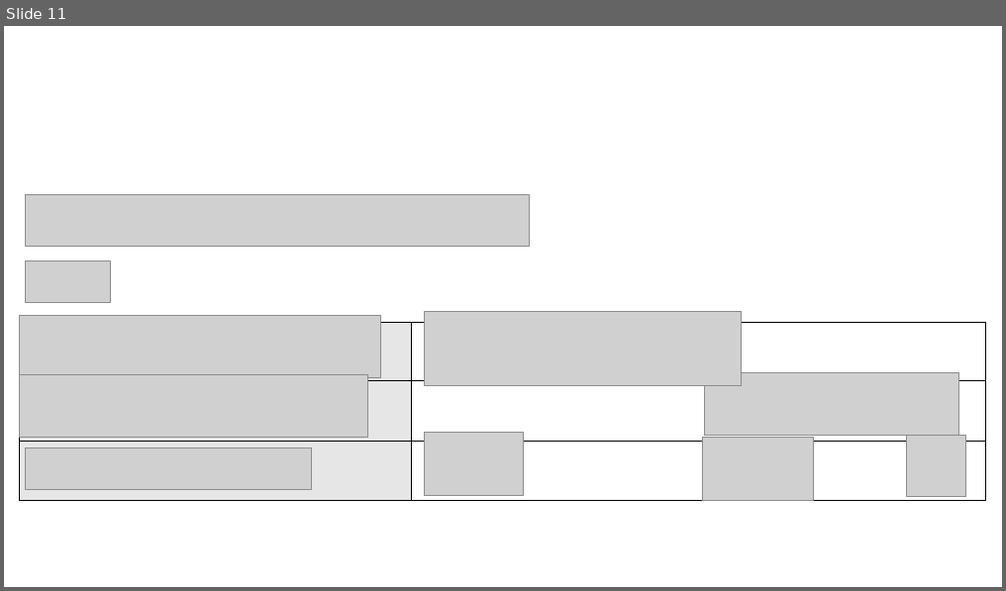
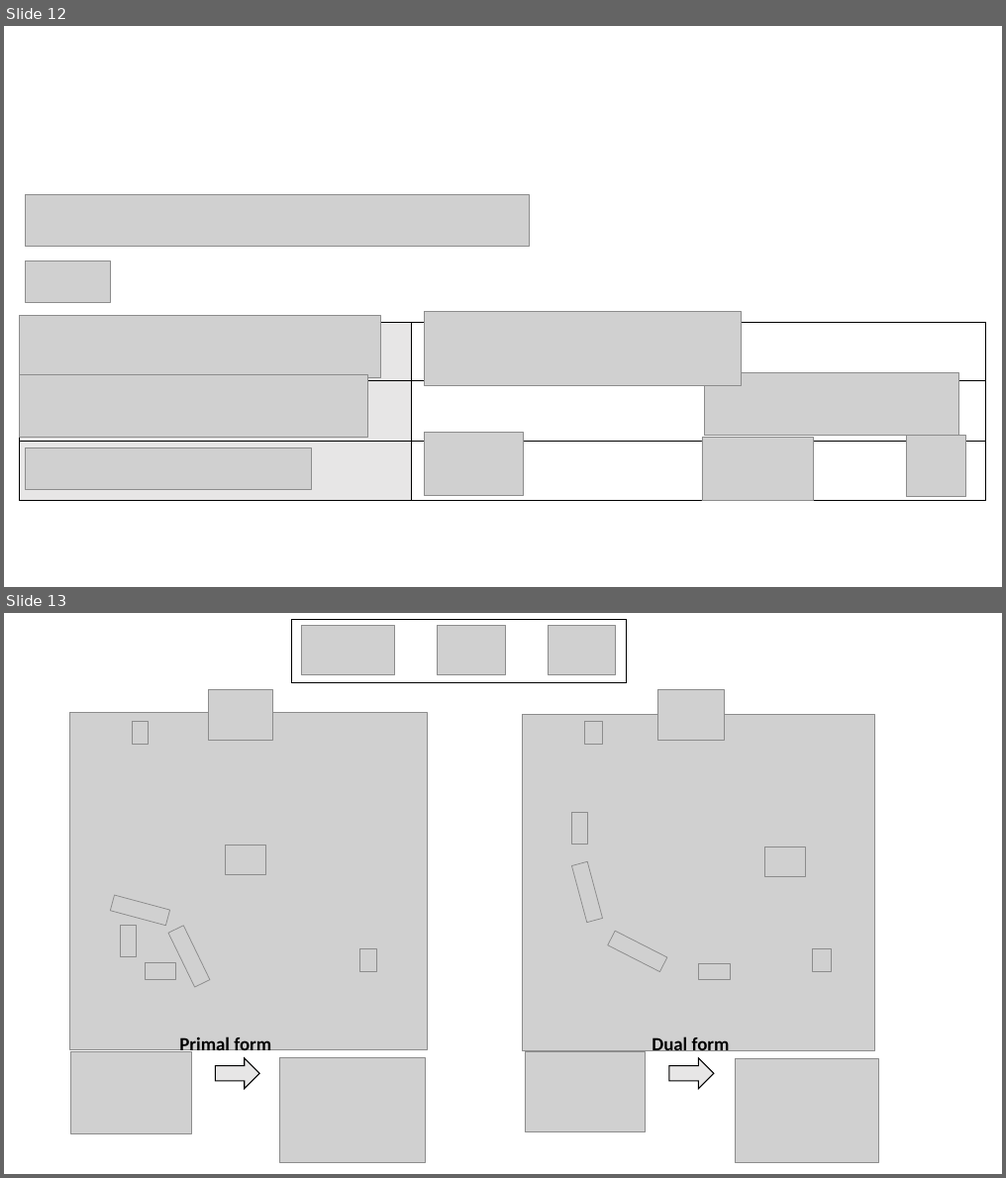
Before and after one commit to khanhnguyendata/duality, a slide deck: ppt/medium.pptx. Shown one above the other, each under a label of ours: slide 11 before the commit, slides 12 and 13 after it. The pictures are 1006x591 and 1006x1178 pixels, drawn with LibreOffice and Linux fonts; fonts in the diff are those of the drawing; grey boxes stand for pictures. Boxes give left, top, right and bottom in pixels: in the first picture for what was removed or moved away, otherwise in the second. Text is boxed around its words. In the diff, an @@ line names an element or a change of style, - is before the commit and + after.

```diff
--- a/ppt/medium.pptx
+++ b/ppt/medium.pptx
@@ slide 13 added at bbox=[4, 613, 1002, 1174], background #FFFFFF @@
@@ rectangle added at bbox=[291, 619, 626, 682], outline #000000 1 pt @@
@@ picture added at bbox=[301, 625, 395, 675] @@
@@ picture added at bbox=[438, 625, 506, 675] @@
@@ picture added at bbox=[548, 625, 615, 675] @@
@@ picture added at bbox=[208, 690, 273, 741] @@
@@ picture added at bbox=[657, 690, 724, 741] @@
@@ picture added at bbox=[70, 713, 427, 1050] @@
@@ picture added at bbox=[132, 722, 149, 745] @@
@@ picture added at bbox=[522, 715, 874, 1052] @@
@@ picture added at bbox=[584, 722, 603, 745] @@
@@ picture added at bbox=[571, 812, 588, 844] @@
@@ picture added at bbox=[226, 845, 266, 875] @@
@@ picture added at bbox=[764, 848, 805, 877] @@
@@ picture added at bbox=[571, 861, 603, 923] @@
@@ picture added at bbox=[110, 895, 169, 926] @@
@@ picture added at bbox=[120, 926, 136, 957] @@
@@ picture added at bbox=[168, 926, 210, 988] @@
@@ picture added at bbox=[608, 931, 667, 972] @@
@@ picture added at bbox=[145, 963, 175, 979] @@
@@ picture added at bbox=[359, 950, 376, 972] @@
@@ picture added at bbox=[699, 964, 731, 980] @@
@@ picture added at bbox=[813, 950, 832, 972] @@
@@ picture added at bbox=[70, 1053, 191, 1134] @@
@@ text added at bbox=[179, 1037, 271, 1056], 18 pt, text #000000, bold @@
+Primal form
@@ picture added at bbox=[525, 1053, 646, 1133] @@
@@ text added at bbox=[651, 1037, 730, 1056], 18 pt, text #000000, bold @@
+Dual form
@@ right arrow added at bbox=[215, 1059, 259, 1089], fill #E7E6E6, outline #000000 1 pt @@
@@ picture added at bbox=[279, 1059, 425, 1163] @@
@@ right arrow added at bbox=[669, 1059, 714, 1089], fill #E7E6E6, outline #000000 1 pt @@
@@ picture added at bbox=[735, 1059, 878, 1162] @@
@@ what was slide 11 is now slide 12 @@
```
Also in this commit, not shown: 4 slides changed, 3 other slides added, 1 slide removed.
